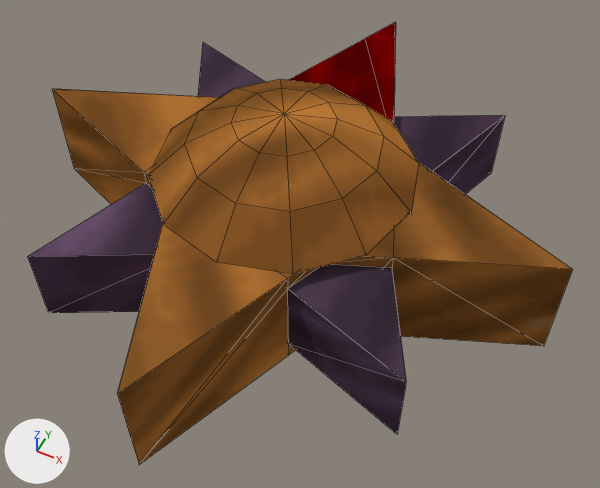
Renders of the Blender file test_compass3/objsrc/compass3.blend from each side of a commit.
The view is the same before and after, from a 50 mm camera at (0.494, -0.931, 1.074) aimed at (0.056, -0.055, -0.022). Lighting does not change. The marker at lower left points along +X, +Y and +Z. Mesh edges are drawn as thin lines.

Before the edit, the objects in view are built like this:
```python
me_combine = bpy.data.meshes.new('Combine')
me_combine.from_pydata(...)  # 85 vertices, 139 faces; spans x -0.5..0.5, y -0.5..0.5, z -0.119..0.09
# faces by material slot: [74, 65]
me_combine.materials.append(mat_cstar1_png)  # picture img_cstar1_png
me_combine.materials.append(mat_cstar2_png)  # picture img_cstar2_png
me_sphere_010 = bpy.data.meshes.new('Sphere.010')
me_sphere_010.from_pydata(...)  # 29 vertices, 24 faces; spans x -0.249..0.249, y 0.0..0.249, z 0.041..0.226
me_sphere_010.materials.append(mat_cstar1_png)  # picture img_cstar1_png
me_sphere_012 = bpy.data.meshes.new('Sphere.012')
me_sphere_012.from_pydata(...)  # 22 vertices, 18 faces; spans x -0.227..0.227, y -0.227..0.0, z 0.108..0.226
me_sphere_012.materials.append(mat_cstar1_png)  # picture img_cstar1_png
ob_aa = bpy.data.objects.new('aa', me_combine)
ob_aa.location = (0.0, 0.0, 0.0)
_m = ob_aa.modifiers.new('Boolean', 'BOOLEAN')
_m.object = ob_z_cutout
ob_s02dd = bpy.data.objects.new('@s02dd', me_sphere_010)
ob_s02dd.location = (0.0, 0.0, -0.02)
_m = ob_s02dd.modifiers.new('Solidify', 'SOLIDIFY')
_m.solidify_mode = 'NON_MANIFOLD'
_m.thickness = 0.02
_m.offset = -0.5
_m.nonmanifold_boundary_mode = 'FLAT'
ob_s03ee = bpy.data.objects.new('@s03ee', me_sphere_012)
ob_s03ee.location = (0.0, 0.0, -0.02)
_m = ob_s03ee.modifiers.new('Solidify', 'SOLIDIFY')
_m.solidify_mode = 'NON_MANIFOLD'
_m.thickness = 0.02
_m.offset = -0.5
_m.nonmanifold_boundary_mode = 'FLAT'
```
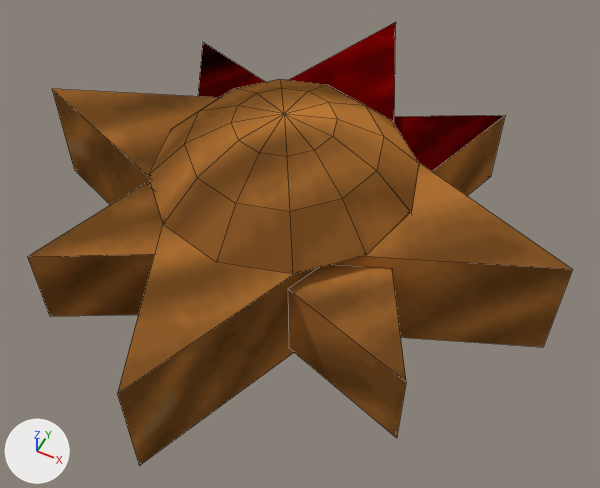
Scene script edits in JSON lines:
```json
{"op": "add", "block": "me_combine_002", "code": ["me_combine_002 = bpy.data.meshes.new('Combine.002')", "me_combine_002.from_pydata(...)  # 16 vertices, 10 faces; spans x -0.5..0.5, y -0.5..0.5, z -0.122..0.09", "me_combine_002.materials.append(mat_cstar1_png)  # picture img_cstar1_png"]}
{"op": "add", "block": "me_combine_003", "code": ["me_combine_003 = bpy.data.meshes.new('Combine.003')", "me_combine_003.from_pydata(...)  # 16 vertices, 10 faces; spans x -0.342..0.342, y -0.342..0.342, z -0.097..0.064", "me_combine_003.materials.append(mat_cstar2_png)  # picture img_cstar2_png"]}
{"op": "set", "path": "ob_aa", "old": "bpy.data.objects.new('aa', me_combine)", "new": "bpy.data.objects.new('aa', me_combine_002)"}
{"block": "ob_aa", "where": "_m = ob_aa.modifiers.new('Boolean', 'BOOLEAN')"}
{"op": "add", "block": "ob_aa", "code": "_m.object = ob_z_semicardinals"}
{"op": "add", "block": "ob_aa", "code": "_m.operation = 'UNION'"}
{"op": "add", "block": "ob_aa", "code": "_m = ob_aa.modifiers.new('Boolean.001', 'BOOLEAN')"}
{"op": "add", "block": "ob_z_semicardinals", "code": ["ob_z_semicardinals = bpy.data.objects.new('z.semicardinals', me_combine_003)", "ob_z_semicardinals.location = (0.0, 0.0, 0.0)", "ob_z_semicardinals.hide_set(True)"]}
```

Pixel boxes (x1, y1, x2, y2) of what changed, in the pictures (600 x 488 px):
```json
{"object": "aa", "change": "reshaped, modifiers changed", "before": [27, 22, 573, 465], "after": [27, 22, 573, 466]}
```
